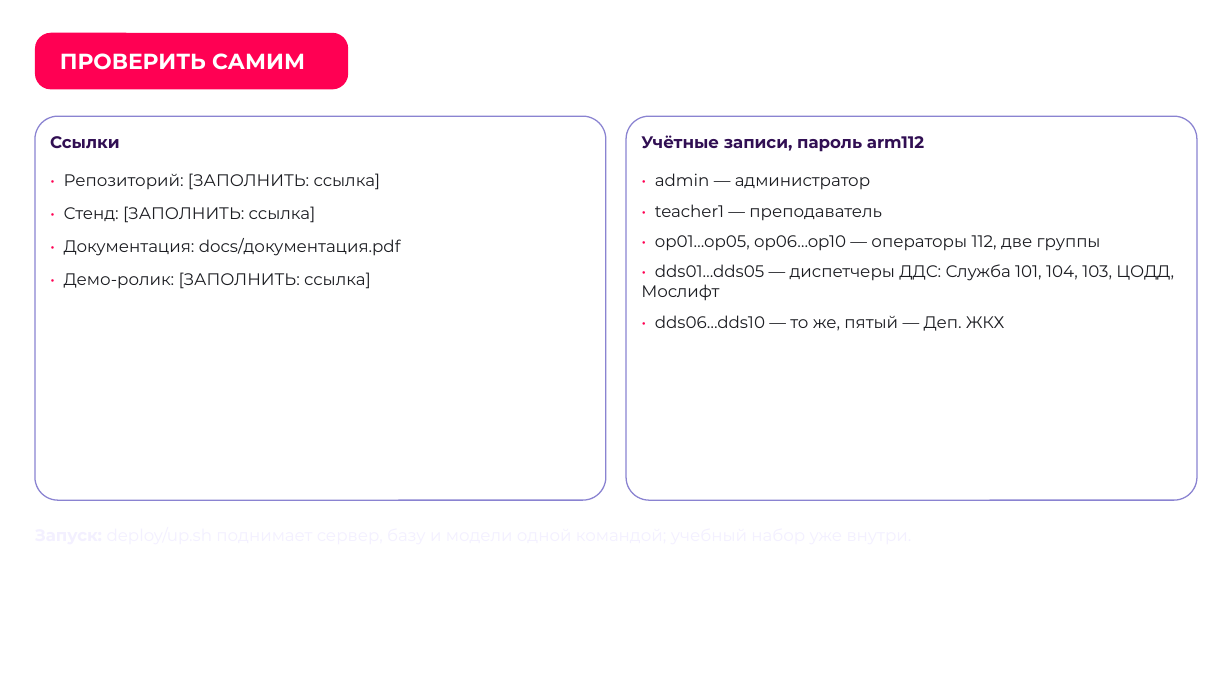
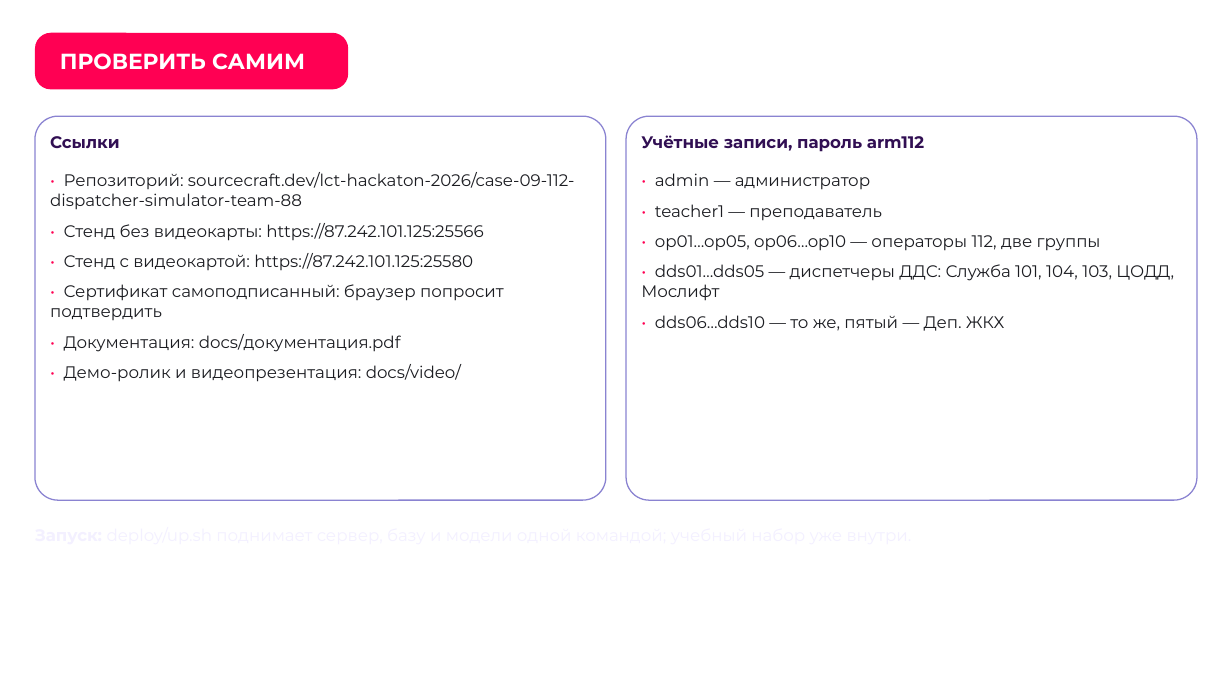
Before and after one commit to Den4ikAI/arm112-trainer_final, a slide deck: slide 27 of docs/презентация.pptx. Drawn at 1232x693 pixels with LibreOffice and Linux fonts; fonts in the diff are those of the drawing; background and template pictures are left out. Boxes give left, top, right and bottom in pixels: in the first picture for what was removed or moved away, otherwise in the second. Text is boxed around its words. In the diff, an @@ line names an element or a change of style, - is before the commit and + after.

```diff
--- a/docs/презентация.pptx
+++ b/docs/презентация.pptx
@@ text at <box>50,172,575,320</box>: text changed @@
-• Репозиторий: [ЗАПОЛНИТЬ: ссылка]
-• Стенд: [ЗАПОЛНИТЬ: ссылка]
+• Репозиторий: sourcecraft.dev/lct-hackaton-2026/case-09-112-dispatcher-simulator-team-88
+• Стенд без видеокарты: https://87.242.101.125:25566
+• Стенд с видеокартой: https://87.242.101.125:25580
+• Сертификат самоподписанный: браузер попросит подтвердить
@@ text at <box>64,334,401,352</box>: less space between paragraphs @@
@@ text at <box>64,364,461,382</box>: text changed @@
-• Демо-ролик: [ЗАПОЛНИТЬ: ссылка]
+• Демо-ролик и видеопрезентация: docs/video/
```
Also in this commit, not shown: 4 other files.
